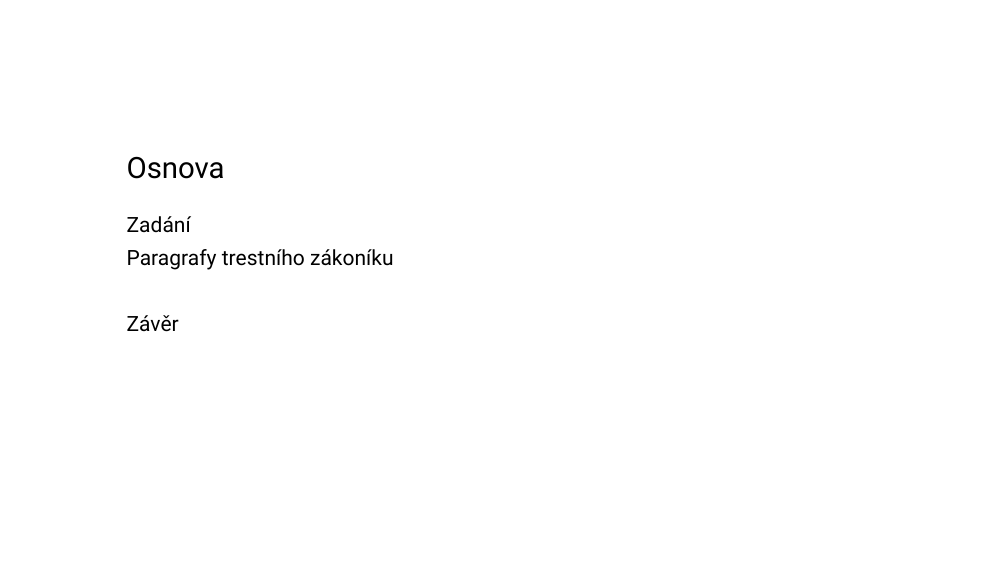
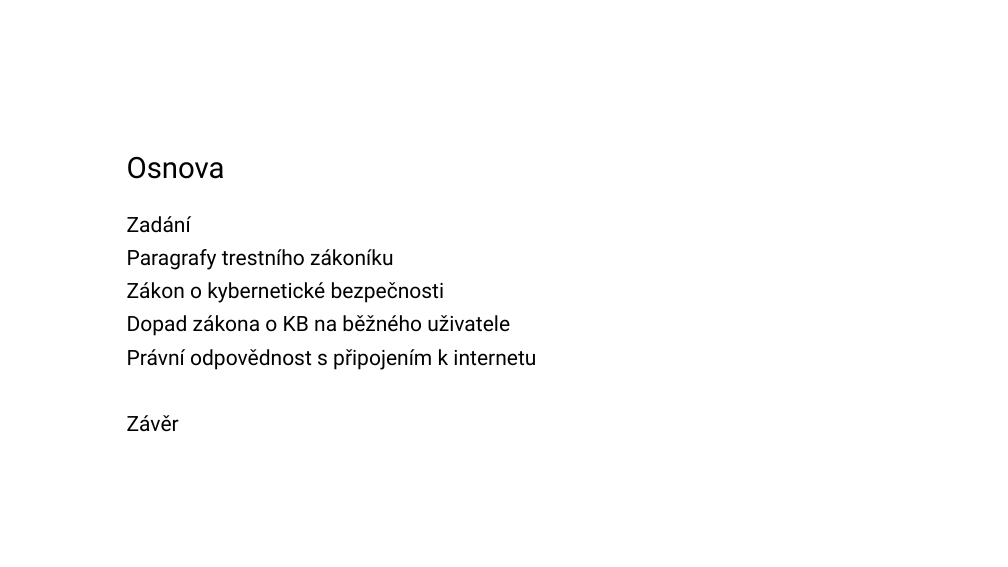
Before and after one commit to zimice/pr2_it_use, a slide deck: slide 2 of Kochanek_projekt_II_it_use_liability.pptx. Drawn at 1008x567 pixels with LibreOffice and Linux fonts; fonts in the diff are those of the drawing; background and template pictures are left out. Boxes give left, top, right and bottom in pixels: in the first picture for what was removed or moved away, otherwise in the second. Text is boxed around its words. In the diff, an @@ line names an element or a change of style, - is before the commit and + after.

```diff
--- a/Kochanek_projekt_II_it_use_liability.pptx
+++ b/Kochanek_projekt_II_it_use_liability.pptx
@@ text at (127,282,536,370): paragraphs added @@
+Zákon o kybernetické bezpečnosti
+Dopad zákona o KB na běžného uživatele
+Právní odpovědnost s připojením k internetu
```
Also in this commit, not shown: 1 other slide changed, 3 slides added, 15 slides removed.
